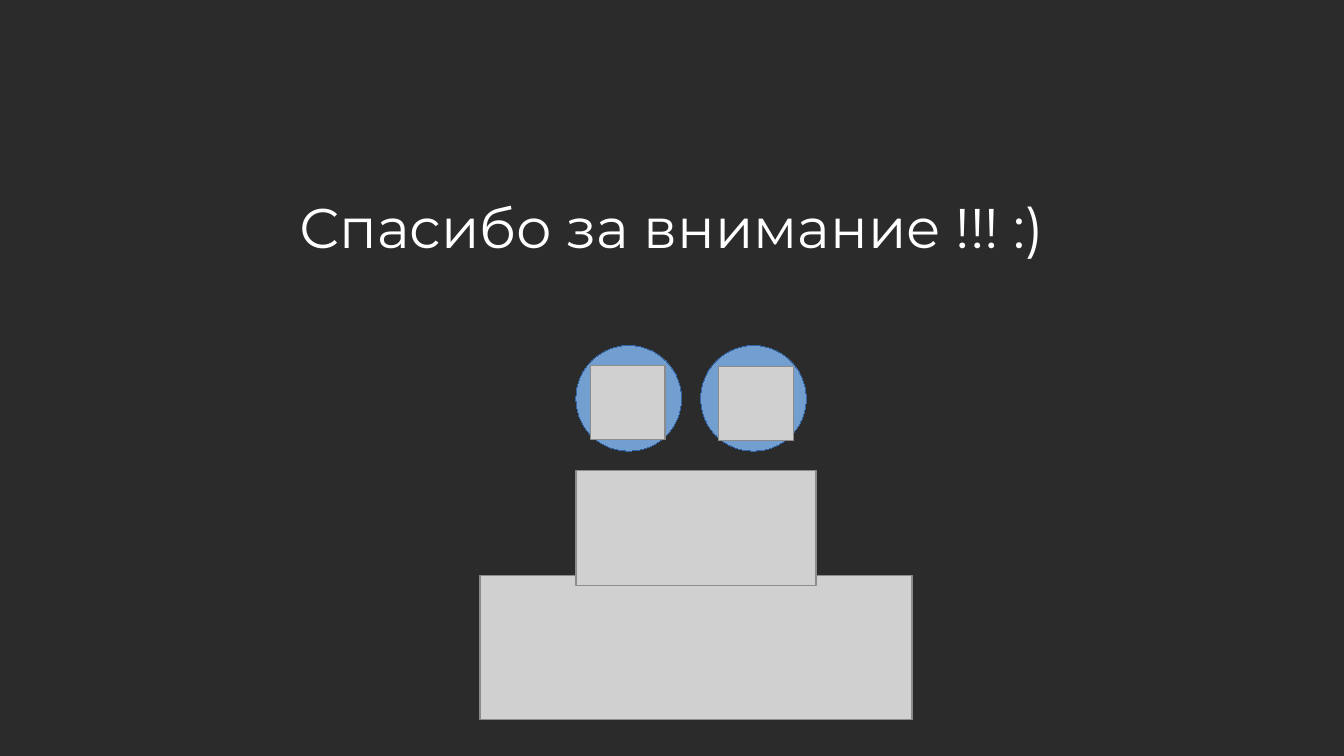
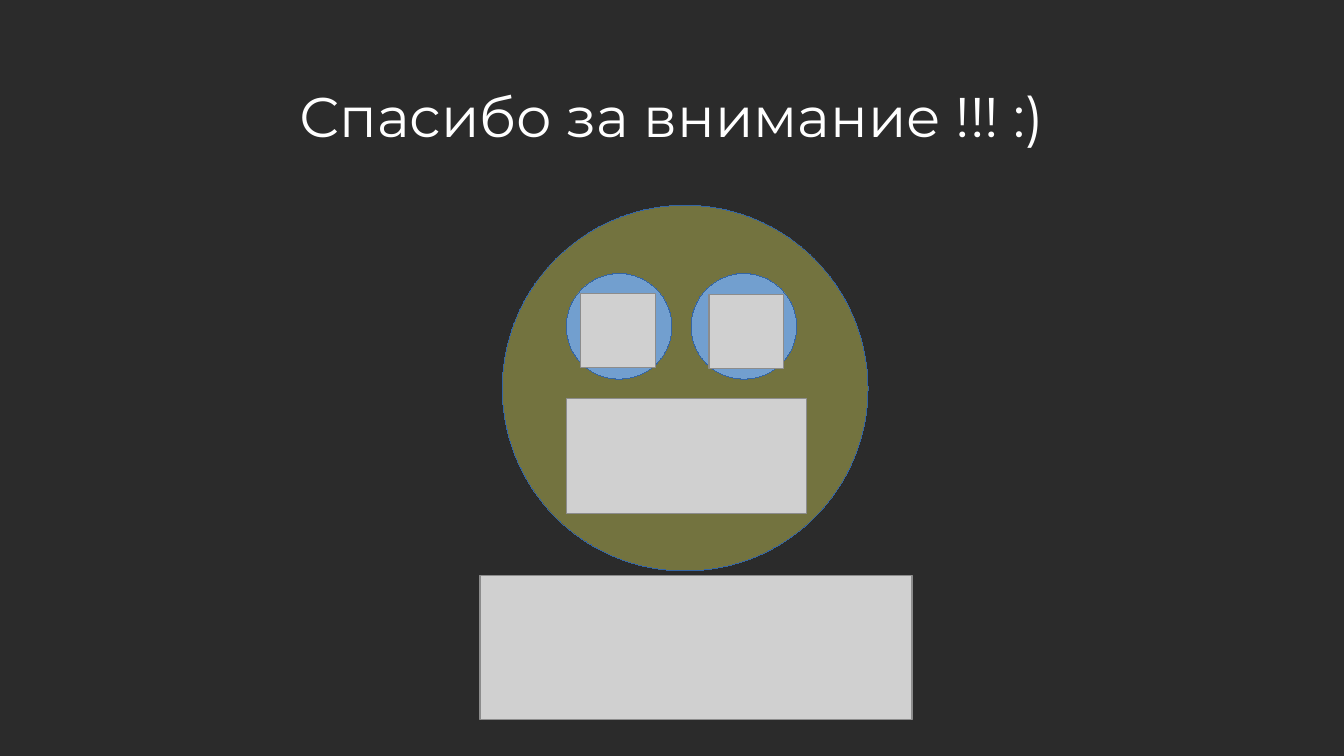
Before and after one commit to VladStrelcov/Game, a slide deck: slide 10 of доклад/доклад .odp (slide 9 before the commit). Drawn at 1344x756 pixels with LibreOffice and Linux fonts; fonts in the diff are those of the drawing; grey boxes stand for pictures; background and template pictures are left out; a plain dark background stands for a picture behind light text. Boxes give left, top, right and bottom in pixels: in the first picture for what was removed or moved away, otherwise in the second. Text is boxed around its words. In the diff, an @@ line names an element or a change of style, - is before the commit and + after.

```diff
--- a/доклад/доклад .odp
+++ b/доклад/доклад .odp
@@ title "Спасибо за внимание !!! :)": place and size @@
-title "Спасибо за внимание !!! :)" at box(300, 205, 941, 249)
+title "Спасибо за внимание !!! :)" at box(300, 94, 941, 138)
@@ ellipse added at box(502, 205, 868, 571), fill #FFFF66 at 34% opacity, outline #3465A4 0 pt @@
@@ 3 pictures, 2 ellipses: place and size @@
-3 pictures, 2 ellipses at box(576, 345, 816, 585)
+3 pictures, 2 ellipses at box(567, 273, 807, 513)
```
Also in this commit, not shown: 2 other slides changed, 2 slides added, 1 slide removed, 1 other file.
